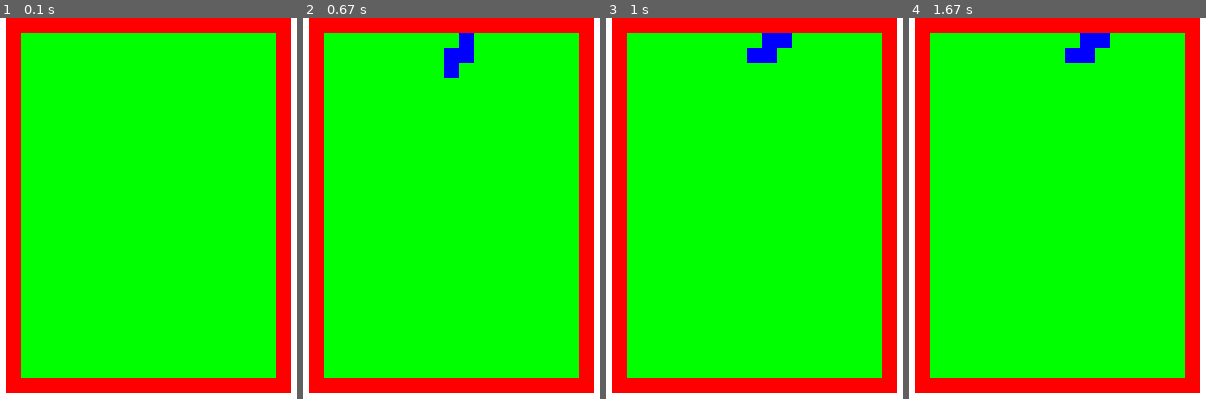
Above: before the commit, frames 1-4 (left to right).
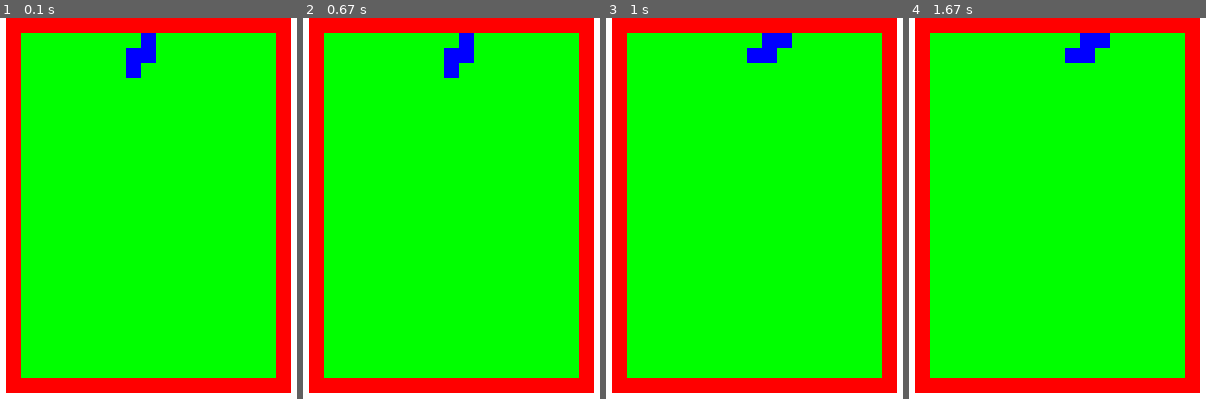
Above: after the commit, the same moments.

Repository: Hong-yeonggwang/Tetris-with-pygame
Game: pygame game, started from tetris.py
Same seed, same stepped clock (60 frames per second), same inputs: the game is played once before the commit and once after it.
Inputs:
- Up to frame 1 (0.1 s): no input
- Up to frame 2 (0.67 s): hold Right from 0.33 s (still down)
- Up to frame 3 (1 s): release Right at 0.8 s; hold Up from 0.83 s (still down)
- Up to frame 4 (1.67 s): release Up at 1.13 s; hold Right from 1.17 s (still down)

The runs differ from the first frame. In frame 1, 0.8% of the frame differs, in the area x 42-53%, y 3-16%; in frame 2, nothing differs; in frame 3, nothing differs; in frame 4, nothing differs.

Commit message:
좌표오류 변경

Diff:
--- a/tetris.py
+++ b/tetris.py
@@ -3,6 +3,8 @@
 from datetime import datetime
 from datetime import timedelta
 black = (1,1,1)
+
+#테스트
 
 class Block: #블록의 필수 정보.
     block = [] ## 0번지 블럭 모양 1번지 유형 3번지 블럭 색깔
@@ -29,24 +31,31 @@
         if block[0] ==  0:
             self.block_size = 3
             self.block_shape = self.btype[0]
+            self.block_position = [8,1]
         elif block[0] == 1:
             self.block_size = 3
             self.block_shape = self.btype[1]
+            self.block_position = [8,1]
         elif block[0] == 2:
             self.block_size = 3
             self.block_shape = self.btype[2]
+            self.block_position = [8,1]
         elif block[0] == 3:
             self.block_size = 3
             self.block_shape = self.btype[3]
+            self.block_position = [8,1]
         elif block[0] == 4:
             self.block_size = 3
             self.block_shape = self.btype[4]
+            self.block_position = [8,1]
         elif block[0] == 5:
             self.block_size = 2
             self.block_shape = self.btype[5]
+            self.block_position = [8,1]
         else :
             self.block_size = 4
             self.block_shape = self.btype[6]
+            self.block_position = [8,1]
     def drawBlock(self,position): ## 실질적으로 화면에 블럭을 그려넣는 메소드.
         cnt = 0
         row_cnt = 0
@@ -105,7 +114,7 @@
         row_cnt = 0
         for i in range(len(block.block_shape)):
             if block.block_shape[i] == 1:
-                self.board[row_cnt+block.block_position[0]+1][col_cnt+block.block_position[1]] = [1,1]
+                self.board[row_cnt+block.block_position[1]][col_cnt+block.block_position[0]] = [1,1]
                 col_cnt += 1
                 if col_cnt % block.block_size == 0:
                     row_cnt += 1
@@ -121,7 +130,7 @@
         row_cnt = 0
         for i in range(len(block.block_shape)):
             if block.block_shape[i] == 1:
-                self.board[row_cnt+block.block_position[0]+1][col_cnt+block.block_position[1]] = [0,0]
+                self.board[row_cnt+block.block_position[1]][col_cnt+block.block_position[0]] = [0,0]
                 col_cnt += 1
                 if col_cnt % block.block_size == 0:
                     row_cnt += 1
@@ -152,18 +161,22 @@
     block.append(BlockG())
     block.append(BlockG())
 
-def blockDle():
+def blockDel():
     del block[0]
     block.append(BlockG())
+
+def checkBlcok(self,block,board):
+    pass
 
 # 4. pygame 무한루프
 def runGame():
     global done
 
     screen.fill(WHITE)
-    a = Board()
+    board = Board()
     blockCreat()
-    a.drawboard(block[0].block_position)
+    board.insertBlockTOBoard(block[0])
+    board.drawboard(block[0].block_position)
     pygame.display.update()
 
     while not done:
@@ -175,28 +188,29 @@
                 done=True
             elif event.type == pygame.KEYDOWN:
                 if event.key == pygame.K_DOWN:
-                    a.delBlockToBoard(block[0])
+                    board.delBlockToBoard(block[0])
+                    block[0].block_position[1] += 1
+                    board.insertBlockTOBoard(block[0])
+                    board.drawboard(block[0].block_position)
+                    print(block[0].block_position)
+                    pygame.display.update()
+                elif event.key == pygame.K_UP:
+                    board.delBlockToBoard(block[0])
+                    block[0].turnBlock()
+                    board.insertBlockTOBoard(block[0])
+                    board.drawboard(block[0].block_position)
+                    pygame.display.update()
+                elif event.key == pygame.K_LEFT:
+                    board.delBlockToBoard(block[0])
+                    block[0].block_position[0] -= 1
+                    board.insertBlockTOBoard(block[0])
+                    board.drawboard(block[0].block_position)
+                    pygame.display.update()
+                elif event.key == pygame.K_RIGHT:
+                    board.delBlockToBoard(block[0])
                     block[0].block_position[0] += 1
-                    a.insertBlockTOBoard(block[0])
-                    a.drawboard(block[0].block_position)
-                    pygame.display.update()
-                elif event.key == pygame.K_UP:
-                    a.delBlockToBoard(block[0])
-                    block[0].turnBlock()
-                    a.insertBlockTOBoard(block[0])
-                    a.drawboard(block[0].block_position)
-                    pygame.display.update()
-                elif event.key == pygame.K_LEFT:
-                    a.delBlockToBoard(block[0])
-                    block[0].block_position[1] -= 1
-                    a.insertBlockTOBoard(block[0])
-                    a.drawboard(block[0].block_position)
-                    pygame.display.update()
-                elif event.key == pygame.K_RIGHT:
-                    a.delBlockToBoard(block[0])
-                    block[0].block_position[1] += 1
-                    a.insertBlockTOBoard(block[0])
-                    a.drawboard(block[0].block_position)
+                    board.insertBlockTOBoard(block[0])
+                    board.drawboard(block[0].block_position)
                     pygame.display.update()
 runGame()
 pygame.quit()
